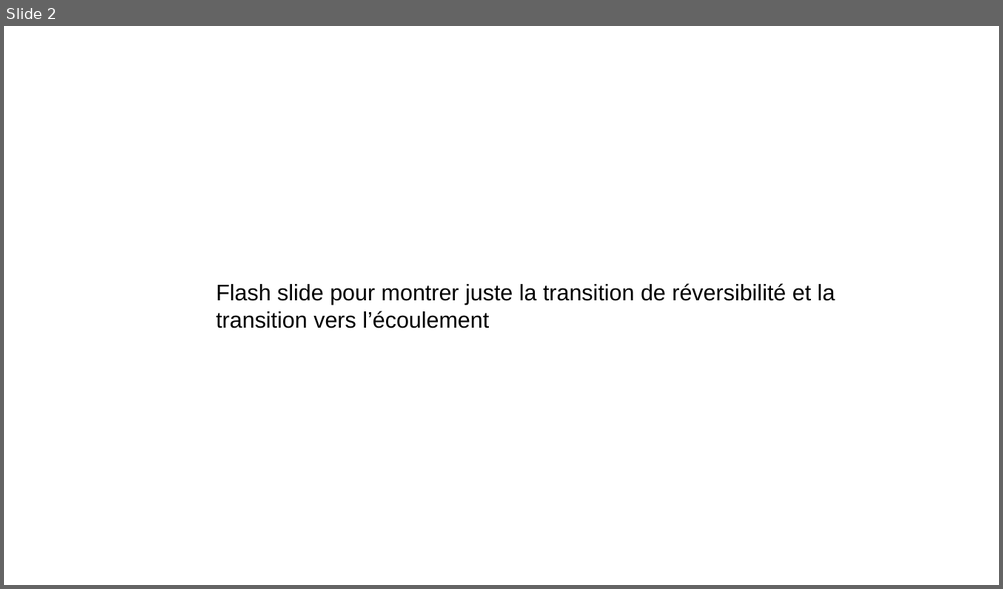
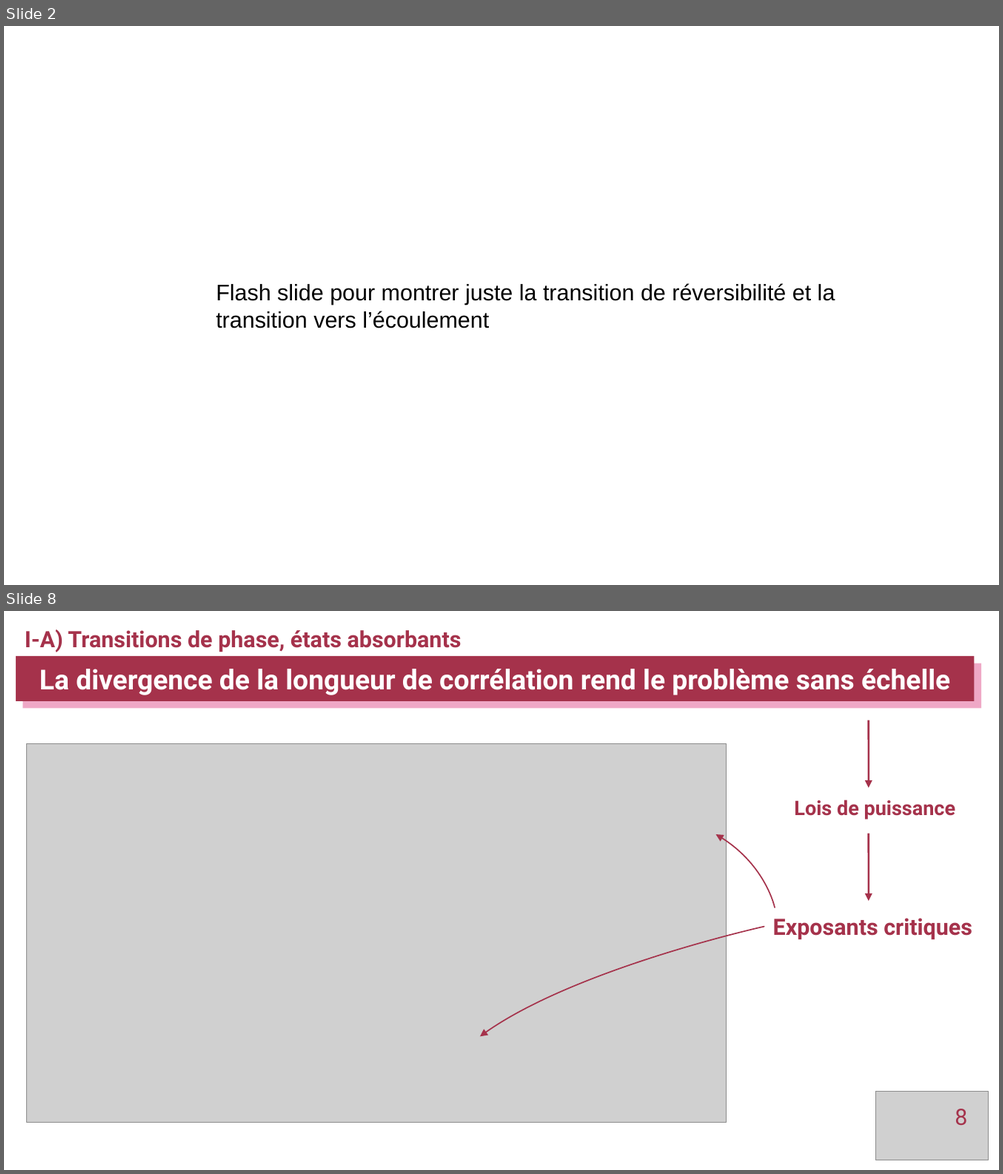
Before and after one commit to tjocteur/these, a slide deck: Soutenance/Soutenance_Jocteur.odp. Shown one above the other, each under a label of ours: slide 2 before the commit, slides 2 and 8 after it; the slides between them are not shown. The pictures are 1003x589 and 1003x1174 pixels, drawn with LibreOffice and Linux fonts; fonts in the diff are those of the drawing; grey boxes stand for pictures. Boxes give left, top, right and bottom in pixels: in the first picture for what was removed or moved away, otherwise in the second. Text is boxed around its words. In the diff, an @@ line names an element or a change of style, - is before the commit and + after.

```diff
--- a/Soutenance/Soutenance_Jocteur.odp
+++ b/Soutenance/Soutenance_Jocteur.odp
@@ slide 8 added at (x1=4, y1=611, x2=999, y2=1170), background #FFFFFF @@
@@ text added at (x1=25, y1=629, x2=461, y2=652), 18 pt, text #A5324B, bold @@
+I-A) Transitions de phase, états absorbants
@@ rectangle added at (x1=16, y1=656, x2=974, y2=701), fill #A5324B, 22 pt, text #FFFFFF, bold @@
+La divergence de la longueur de corrélation rend le problème sans échelle
@@ arrow added from (868, 721) to (868, 788), #A5324B 1.5 pt @@
@@ picture added at (x1=26, y1=743, x2=726, y2=1123) @@
@@ text added at (x1=794, y1=800, x2=956, y2=820), 16 pt, text #A5324B, bold @@
+Lois de puissance
@@ freeform shape added at (x1=716, y1=834, x2=775, y2=908), outline #A5324B 0.99 pt @@
@@ arrow added from (868, 834) to (868, 902), #A5324B 1.5 pt @@
@@ text added at (x1=773, y1=918, x2=972, y2=940), 18 pt, text #A5324B, bold @@
+Exposants critiques
@@ freeform shape added at (x1=480, y1=927, x2=764, y2=1037), outline #A5324B 0.99 pt @@
@@ picture added at (x1=876, y1=1092, x2=989, y2=1161) @@
@@ page number added at (x1=954, y1=1109, x2=967, y2=1126), 18 pt, text #A5324B @@
+8
```
Also in this commit, not shown: 1 slide changed, 7 other slides added, 15 other files.
